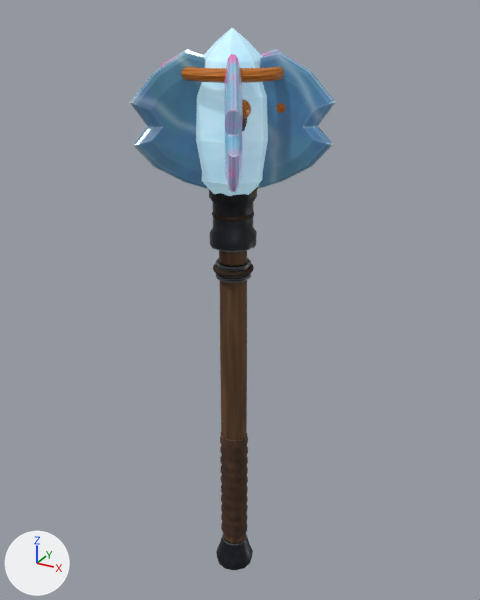
The Blender file assets/models/source/underworld-weapon-crown-sceptre.blend, before and after one commit.
The view is the same before and after, from a 50 mm camera at (0.655, -1.161, 0.729) aimed at (-0.005, 0.039, 0.129). The lights are fixed; the arrows at lower left show +X, +Y and +Z. The older version comes first.

In view in the first picture: 'crown/halo', 'grip-wrap', 'haft', 'head-core', 'neck', 'pommel', 'striker-0', 'striker-1', 'striker-3', 'striker-4', 'striker-5' and 6 more.
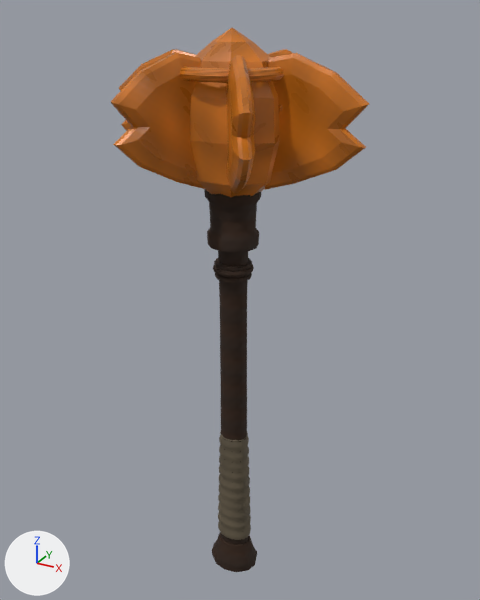
Where the change shows, as pixel boxes (x1, y1, x2, y2) in the pictures (480 x 600 px; the box of a moved part takes in the faces that stretch with it):
'striker-0', recoloured, reshaped, moved (blue to brown, 33% wider): before (258, 52, 336, 189); after (265, 53, 369, 190)
'head-core', recoloured, reshaped (25% wider): before (196, 28, 268, 196); after (190, 27, 280, 197)
'striker-4', recoloured, reshaped, moved (19% wider): before (130, 53, 208, 189); after (111, 52, 204, 189)
'haft', recoloured: (219, 251, 247, 543) in both
'striker-5', recoloured, reshaped, moved (58% wider): before (225, 54, 243, 192); after (226, 55, 255, 193)
'neck', reshaped (20% wider): before (209, 190, 257, 283); after (204, 189, 262, 283)
'grip-wrap', reshaped (17% wider): before (220, 433, 248, 539); after (218, 432, 251, 540)
'pommel', rescaled (21% wider, 14% taller): before (216, 535, 253, 570); after (212, 532, 257, 572)
'striker-3', moved (mostly hidden): before (145, 49, 204, 128); after (119, 49, 196, 131)
'striker-1', moved (mostly hidden): before (261, 49, 319, 127); after (268, 49, 293, 57)
part 3 of me_neck, moved or reshaped: before (209, 190, 257, 252); after (204, 189, 262, 253)

What changed in the scene script:
```text
Change me_haft:
    remove me_haft.from_pydata(...)  # 112 vertices, 120 faces; spans x -0.031..0.031, y -0.027..0.027, z -0.45..0.45
    remove me_haft.materials.append(mat_magenheim_crystal_weapon_crystal_weapon_mace_grip_timber)  # picture img_crystal_weapon_mace_albedo
    add me_haft.from_pydata(...)  # 112 vertices, 120 faces; spans x -0.039..0.039, y -0.028..0.028, z -0.45..0.45
    edits to the shape of me_haft do not show in these pictures
    add me_haft.materials.append(mat_magenheim_underworld_weapon_underworld_weapon_crown_sceptre_rotwood)
Change me_grip_wrap:
    remove me_grip_wrap.from_pydata(...)  # 410 vertices, 420 faces; spans x -0.034..0.034, y -0.031..0.031, z -0.153..0.153
    add me_grip_wrap.from_pydata(...)  # 410 vertices, 420 faces; spans x -0.044..0.044, y -0.034..0.034, z -0.153..0.153
    me_grip_wrap part 1: 392 of 410 vertices moved; they spanned x -0.034..0.034, y -0.031..0.031, z -0.152..0.153 and now span x -0.044..0.044, y -0.034..0.034, z -0.152..0.153; mean shift (0.0, 0.0, 0.0); largest move (0.034, 0.0, -0.113) -> (0.044, 0.0, -0.113)
Change me_pommel:
    remove me_pommel.from_pydata(...)  # 74 vertices, 84 faces; spans x -0.048..0.048, y -0.048..0.048, z -0.044..0.044
    add me_pommel.from_pydata(...)  # 74 vertices, 84 faces; spans x -0.0624..0.0624, y -0.0518..0.0518, z -0.044..0.044
    me_pommel part 2: the whole mesh is scaled about its middle by (1.3, 1.08, 1)
Change me_neck:
    remove me_neck.from_pydata(...)  # 196 vertices, 216 faces; spans x -0.049..0.049, y -0.049..0.049, z -0.103..0.103
    add me_neck.from_pydata(...)  # 196 vertices, 216 faces; spans x -0.061..0.061, y -0.052..0.052, z -0.103..0.103
    me_neck part 3: 96 of 196 vertices moved; they spanned x -0.049..0.049, y -0.049..0.049, z -0.033..0.102 and now span x -0.061..0.061, y -0.052..0.052, z -0.033..0.102; mean shift (0.0, 0.0, 0.0); largest move (0.049, 0.0, 0.1) -> (0.061, 0.0, 0.1)
    other edits to the shape of me_neck do not show in these pictures
Change me_head_core:
    remove me_head_core.from_pydata(...)  # 50 vertices, 56 faces; spans x -0.085..0.085, y -0.085..0.085, z -0.158..0.158
    remove me_head_core.materials.append(mat_magenheim_crystal_weapon_crystal_weapon_mace_crystal_bright_crystal)  # picture img_crystal_weapon_mace_albedo, glowing greyish cyan #7c959e
    add me_head_core.from_pydata(...)  # 50 vertices, 56 faces; spans x -0.11..0.11, y -0.092..0.092, z -0.158..0.158
    me_head_core part 4: 48 of 50 vertices moved; they spanned x -0.085..0.085, y -0.085..0.085, z -0.158..0.134 and now span x -0.11..0.11, y -0.092..0.092, z -0.158..0.134; mean shift (0.0, 0.0, 0.0); largest move (0.085, 0.035, -0.038) -> (0.11, 0.038, -0.038)
    add me_head_core.materials.append(mat_magenheim_underworld_weapon_underworld_weapon_crown_sceptre_carrion_amber)
Change me_striker_0:
    remove me_striker_0.from_pydata(...)  # 74 vertices, 81 faces; spans x -0.075..0.075, y -0.015..0.015, z -0.127..0.127
    remove me_striker_0.materials.append(mat_magenheim_crystal_weapon_crystal_weapon_mace_crystal_crystal)  # picture img_crystal_weapon_mace_albedo
    add me_striker_0.from_pydata(...)  # 74 vertices, 81 faces; spans x -0.099..0.099, y -0.016..0.016, z -0.127..0.127
    me_striker_0 part 5: 74 of 74 vertices moved; they spanned x -0.075..0.075, y -0.015..0.015, z -0.127..0.127 and now span x -0.099..0.099, y -0.016..0.016, z -0.127..0.127; mean shift (0.0, 0.0, 0.0)
    add me_striker_0.materials.append(mat_magenheim_underworld_weapon_underworld_weapon_crown_sceptre_carrion_amber)
Change me_striker_4:
    remove me_striker_4.from_pydata(...)  # 74 vertices, 81 faces; spans x -0.043..0.043, y -0.067..0.067, z -0.127..0.127
    remove me_striker_4.materials.append(mat_magenheim_crystal_weapon_crystal_weapon_mace_crystal_4_crystal)  # picture img_crystal_weapon_mace_albedo
    add me_striker_4.from_pydata(...)  # 74 vertices, 81 faces; spans x -0.057..0.057, y -0.073..0.073, z -0.127..0.127
    me_striker_4 part 6: 74 of 74 vertices moved; they spanned x -0.043..0.043, y -0.067..0.067, z -0.127..0.127 and now span x -0.057..0.057, y -0.073..0.073, z -0.127..0.127; mean shift (0.0, 0.0, 0.0)
    add me_striker_4.materials.append(mat_magenheim_underworld_weapon_underworld_weapon_crown_sceptre_carrion_amber)
Change me_striker_5:
    remove me_striker_5.from_pydata(...)  # 74 vertices, 81 faces; spans x -0.043..0.043, y -0.067..0.067, z -0.127..0.127
    remove me_striker_5.materials.append(mat_magenheim_crystal_weapon_crystal_weapon_mace_rainbow_5_crystal)  # picture img_crystal_weapon_mace_albedo
    add me_striker_5.from_pydata(...)  # 74 vertices, 81 faces; spans x -0.057..0.057, y -0.073..0.073, z -0.127..0.127
    me_striker_5 part 7: 74 of 74 vertices moved; they spanned x -0.043..0.043, y -0.067..0.067, z -0.127..0.127 and now span x -0.057..0.057, y -0.073..0.073, z -0.127..0.127; mean shift (0.0, 0.0, 0.0)
    add me_striker_5.materials.append(mat_magenheim_underworld_weapon_underworld_weapon_crown_sceptre_carrion_amber)
Change ob_striker_0:
    ob_striker_0.location: (0.135, 0.0, 0.527) -> (0.174, 0.0, 0.527)
Change ob_striker_1:
    ob_striker_1.location: (0.066, 0.117, 0.527) -> (0.086, 0.126, 0.527)
Change ob_striker_3:
    ob_striker_3.location: (-0.135, 0.0, 0.527) -> (-0.174, 0.0, 0.527)
Change ob_striker_4:
    ob_striker_4.location: (-0.066, -0.117, 0.527) -> (-0.086, -0.126, 0.527)
Change ob_striker_5:
    ob_striker_5.location: (0.066, -0.117, 0.527) -> (0.086, -0.126, 0.527)
```
